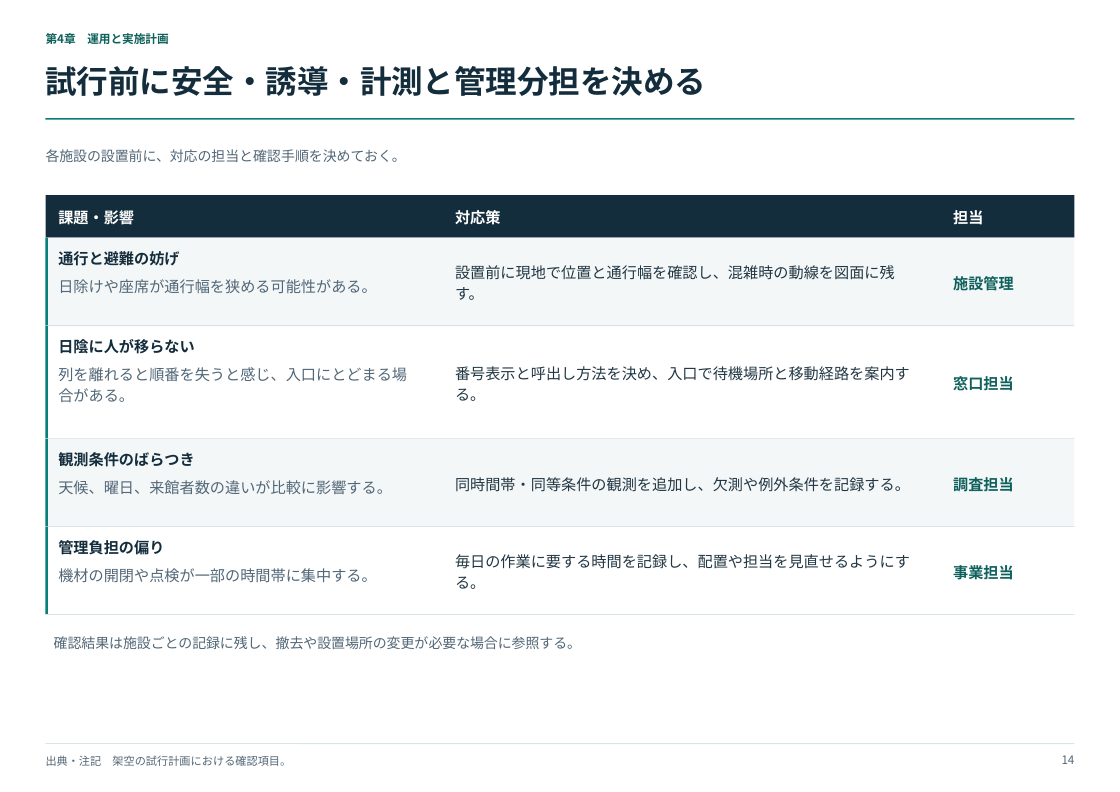
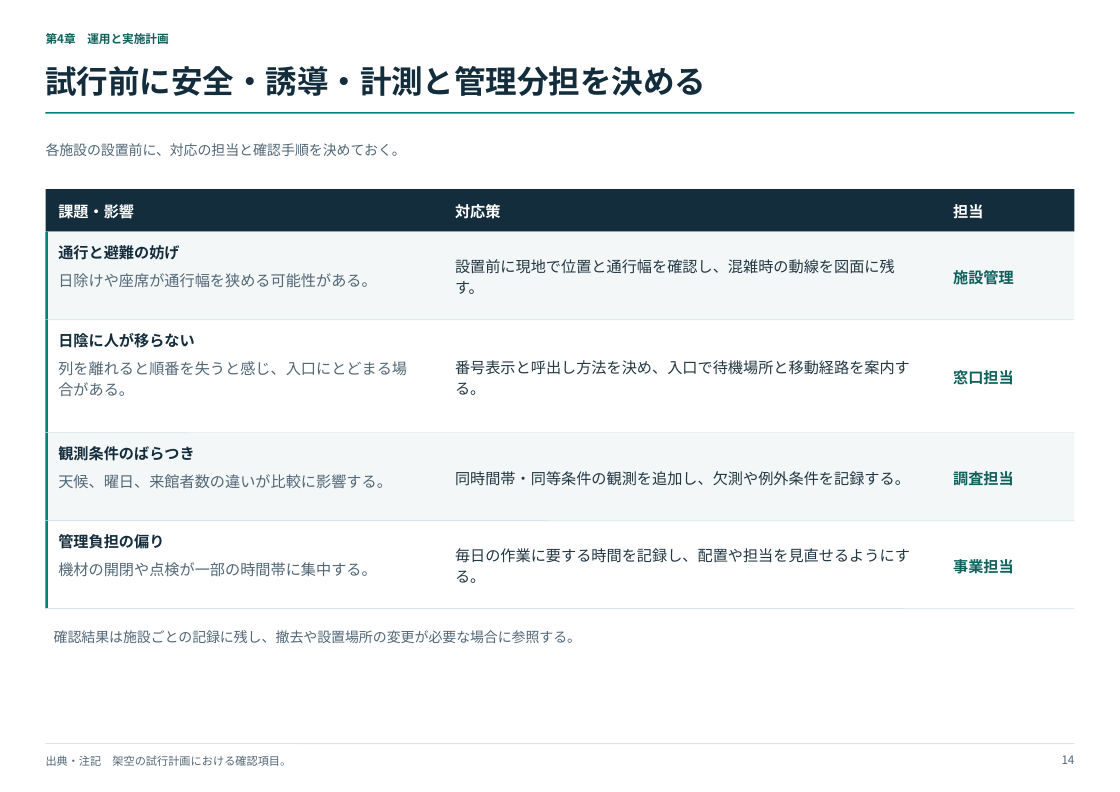
Before and after one commit to sibyl2501/consulting-pptx-templates, a slide deck: slide 14 of consulting_layout_examples.pptx. Drawn at 1120x792 pixels with LibreOffice and Linux fonts; fonts in the diff are those of the drawing. Boxes give left, top, right and bottom in pixels: in the first picture for what was removed or moved away, otherwise in the second. Text is boxed around its words. In the diff, an @@ line names an element or a change of style, - is before the commit and + after.

Commit message:
Add composable slide layouts and editable equations
Support full-width and two-column blocks for text, equations, charts, images and tables. Add layout diagnostics and route branching diagrams across the grid. Tighten title spacing and regenerate the 15-slide catalog.

```diff
--- a/consulting_layout_examples.pptx
+++ b/consulting_layout_examples.pptx
@@ 20 texts, 7 rectangles, 5 lines: place and size @@
-20 texts, 7 rectangles, 5 lines at (46,119,1075,615)
+20 texts, 7 rectangles, 5 lines at (46,113,1075,609)
@@ text "確認結果は施設ごとの記録に残し、撤去や設置場所の変更が必要な場合に参照する。": place and size @@
-text "確認結果は施設ごとの記録に残し、撤去や設置場所の変更が必要な場合に参照する。" at (54,636,581,649)
+text "確認結果は施設ごとの記録に残し、撤去や設置場所の変更が必要な場合に参照する。" at (54,630,581,643)
```
Also in this commit, not shown: 11 other slides changed, 1 slide added, 7 other files.
